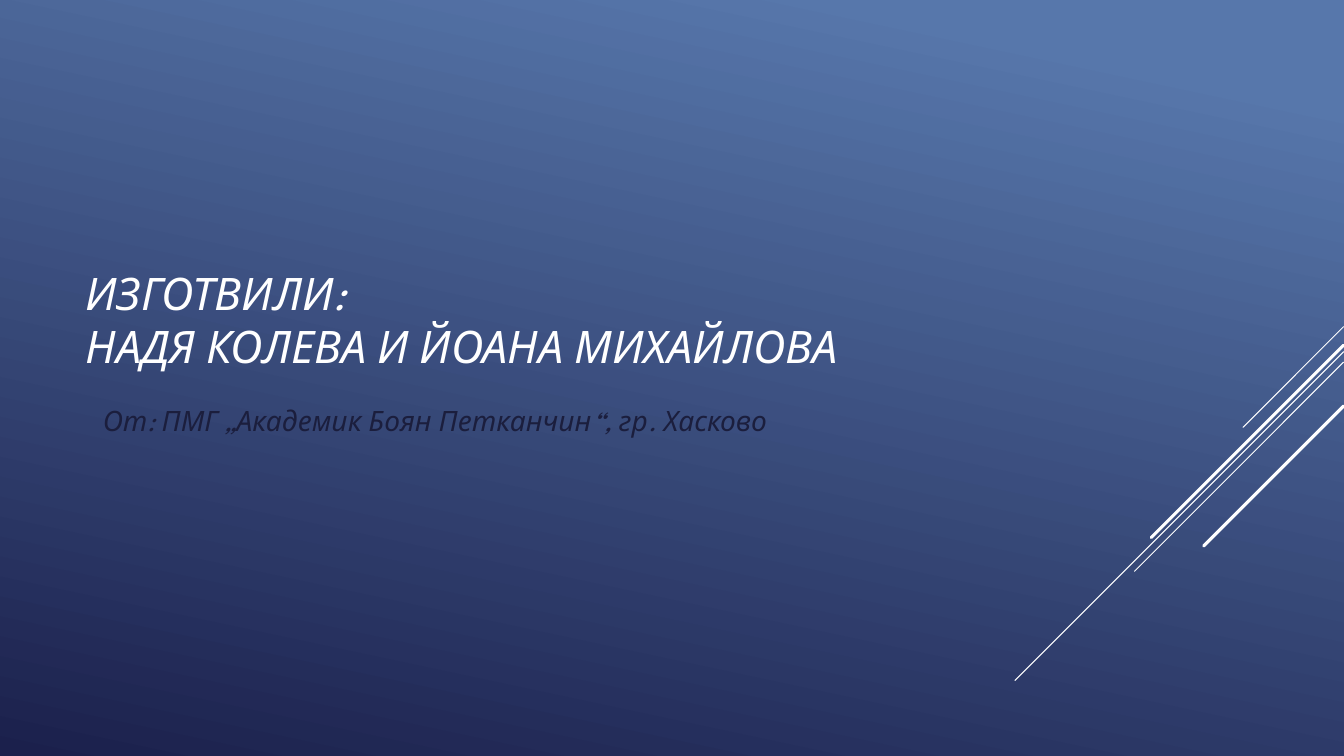
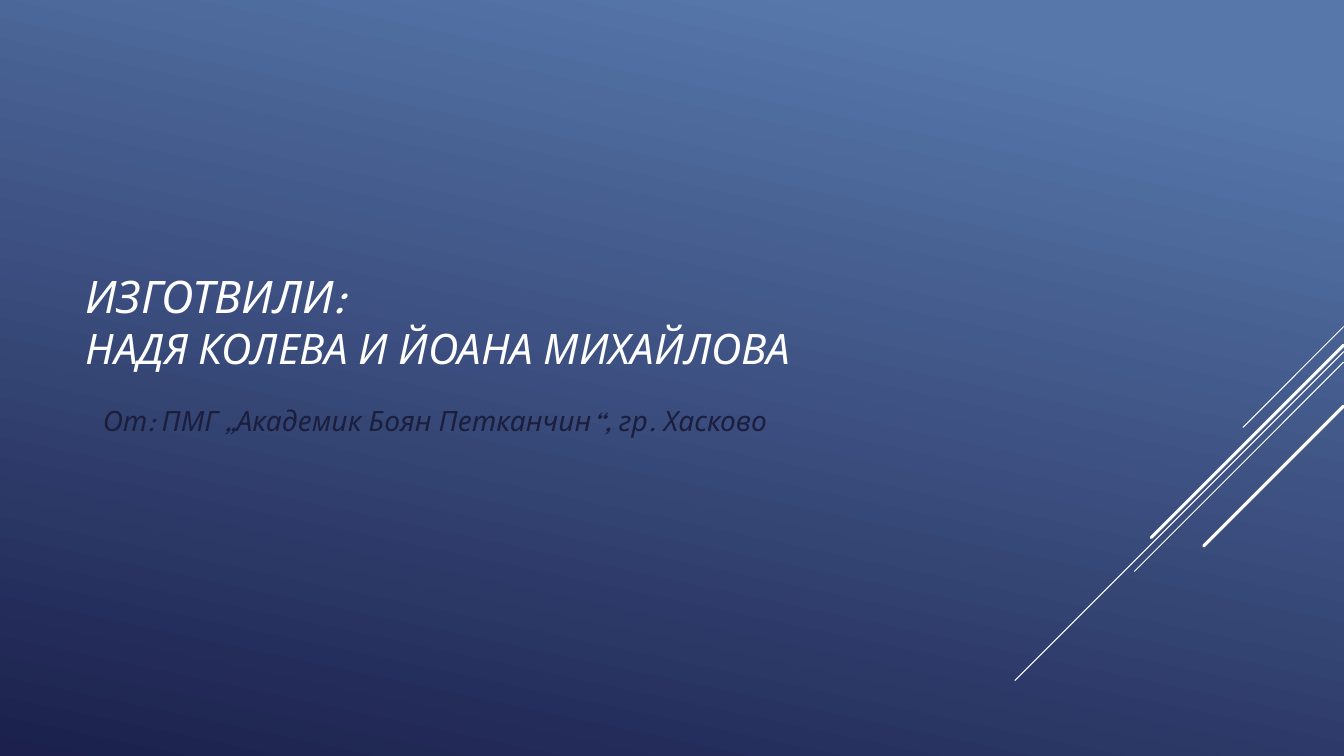
Before and after one commit to nadya02/Olympiad-Project, a slide deck: slide 2 of OlympicGames.pptx. Drawn at 1344x756 pixels with LibreOffice and Linux fonts; fonts in the diff are those of the drawing. Boxes give left, top, right and bottom in pixels: in the first picture for what was removed or moved away, otherwise in the second. Text is boxed around its words. In the diff, an @@ line names an element or a change of style, - is before the commit and + after.

```diff
--- a/OlympicGames.pptx
+++ b/OlympicGames.pptx
@@ title "ИЗГОТВИЛИ: НАДЯ КОЛЕВА И ЙОАНА ..." at [86,280,790,372]: size 32 to 30 pt in "НАДЯ КОЛЕВА И ЙОАНА МИХАЙЛОВА" @@
```
Also in this commit, not shown: 3 other slides changed.
